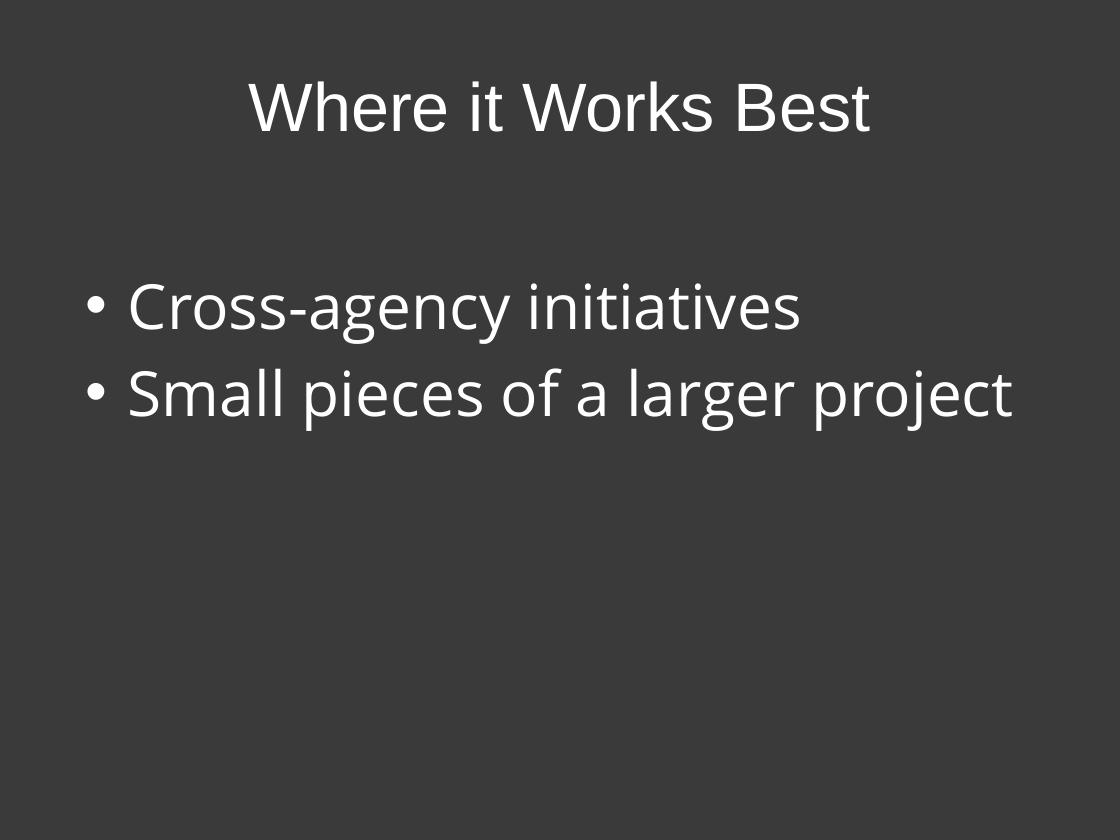
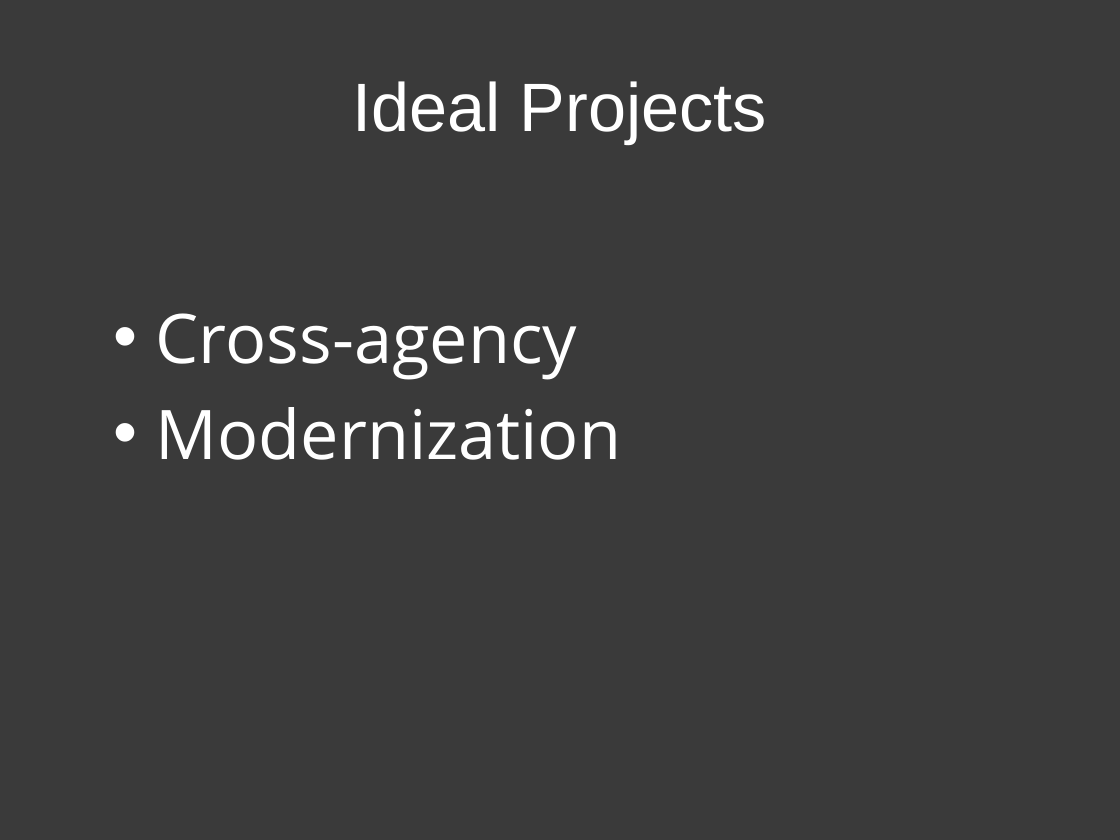
Before and after one commit to patik/code-sprint, a slide deck: slide 14 of code-sprint.pptx. Drawn at 1120x840 pixels with LibreOffice and Linux fonts; fonts in the diff are those of the drawing. Boxes give left, top, right and bottom in pixels: in the first picture for what was removed or moved away, otherwise in the second. Text is boxed around its words. In the diff, an @@ line names an element or a change of style, - is before the commit and + after.

```diff
--- a/code-sprint.pptx
+++ b/code-sprint.pptx
@@ title at (352,81,767,143): text changed @@
-Where it Works Best
+Ideal Projects
@@ text at (156,313,621,460): text changed; size 40 to 44 pt @@
-• Cross-agency initiatives
-• Small pieces of a larger project
+• Cross-agency
+• Modernization
```
Also in this commit, not shown: 14 other slides changed, 1 other file.
